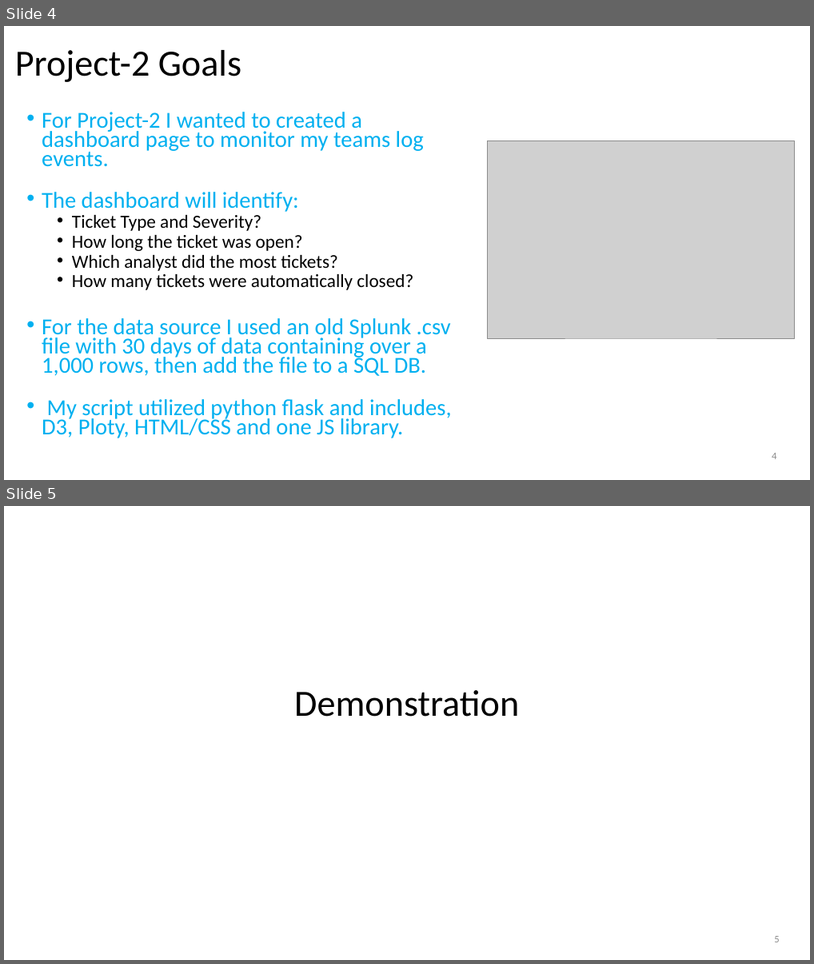
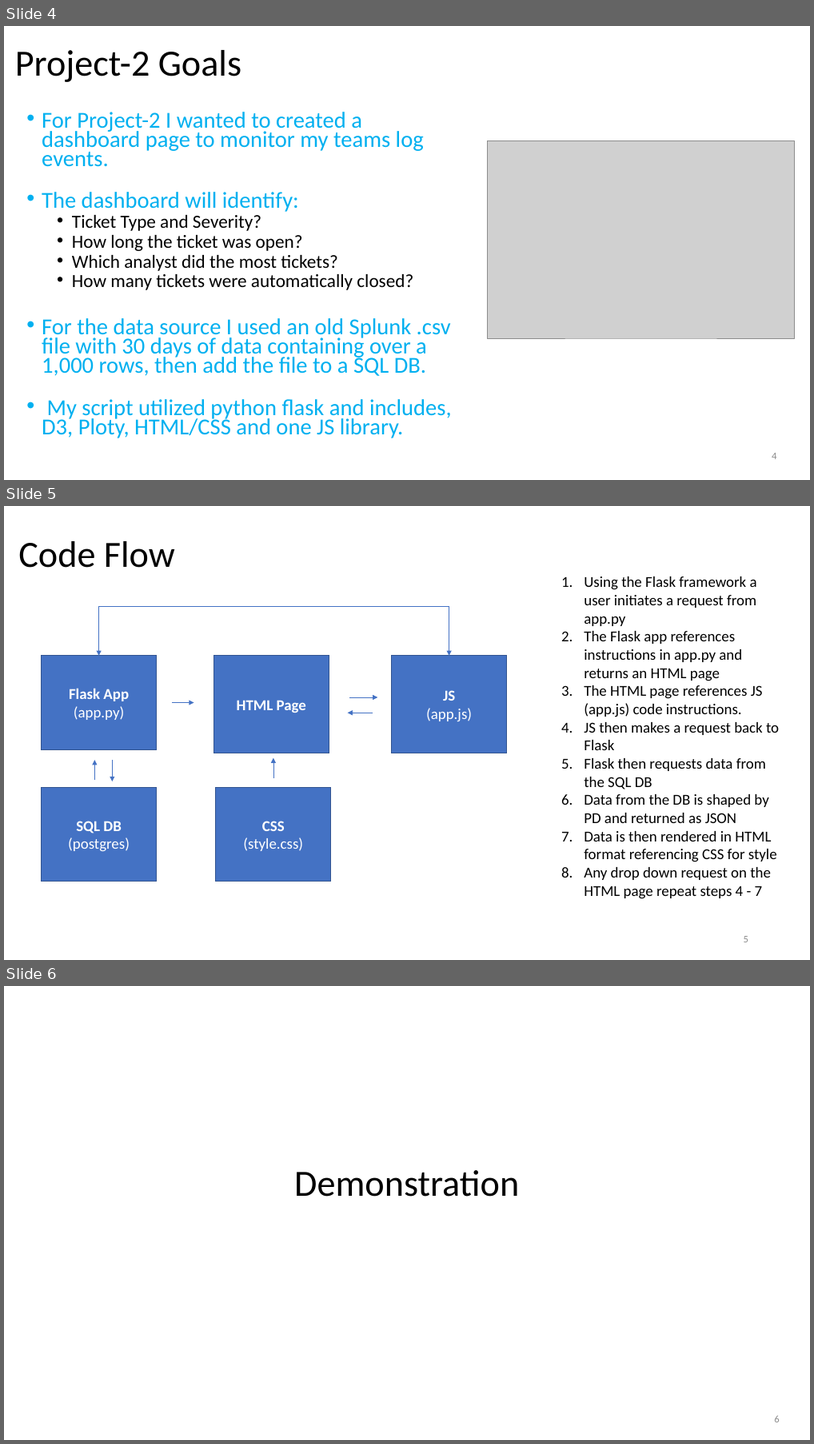
Before and after one commit to trevf002/project_2, a slide deck: Project_2.pptx. Shown one above the other, each under a label of ours: slides 4 and 5 before the commit, slides 4, 5 and 6 after it. The pictures are 814x964 and 814x1444 pixels, drawn with LibreOffice and Linux fonts; fonts in the diff are those of the drawing; grey boxes stand for pictures. Boxes give left, top, right and bottom in pixels: in the first picture for what was removed or moved away, otherwise in the second. Text is boxed around its words. In the diff, an @@ line names an element or a change of style, - is before the commit and + after.

```diff
--- a/Project_2.pptx
+++ b/Project_2.pptx
@@ slide 5 added at (4, 506, 810, 960), background #FFFFFF @@
@@ title added at (18, 541, 175, 568), 44 pt, text #000000 @@
+Code Flow
@@ text added at (584, 576, 779, 899), 18 pt, text #000000 @@
+1. Using the Flask framework a user initiates a request from app.py
+2. The Flask app references instructions in app.py and returns an HTML page
+3. The HTML page references JS (app.js) code instructions.
+4. JS then makes a request back to Flask
+5. Flask then requests data from the SQL DB
+6. Data from the DB is shaped by PD and returned as JSON
+7. Data is then rendered in HTML format referencing CSS for style
+8. Any drop down request on the HTML page repeat steps 4 - 7
@@ line added from (99, 607) to (450, 607), #4472C4 0.5 pt @@
@@ arrow added from (99, 607) to (99, 656), #4472C4 0.5 pt @@
@@ arrow added from (450, 607) to (450, 656), #4472C4 0.5 pt @@
@@ rectangle added at (42, 656, 157, 749), fill #4472C4, outline #325491 1 pt, 18 pt, text #FFFFFF, bold @@
+Flask App (app.py)
@@ rectangle added at (214, 656, 330, 753), fill #4472C4, outline #325491 1 pt, 18 pt, text #FFFFFF, bold @@
+HTML Page
@@ rectangle added at (392, 656, 507, 753), fill #4472C4, outline #325491 1 pt, 18 pt, text #FFFFFF @@
+JS
+(app.js)
@@ arrow added from (350, 697) to (378, 697), #4472C4 0.5 pt @@
@@ arrow added from (172, 703) to (194, 703), #4472C4 0.5 pt @@
@@ arrow added from (373, 713) to (348, 713), #4472C4 0.5 pt @@
@@ arrow added from (94, 780) to (94, 760), #4472C4 0.5 pt @@
@@ arrow added from (112, 760) to (112, 781), #4472C4 0.5 pt @@
@@ arrow added from (274, 778) to (274, 758), #4472C4 0.5 pt @@
@@ rectangle added at (42, 788, 157, 881), fill #4472C4, outline #325491 1 pt, 18 pt, text #FFFFFF @@
+SQL DB
+(postgres)
@@ rectangle added at (216, 788, 331, 881), fill #4472C4, outline #325491 1 pt, 18 pt, text #FFFFFF @@
+CSS
+(style.css)
@@ page number added at (744, 936, 749, 942), 12 pt, text #8C8C8C @@
+5
@@ what was slide 5 is now slide 6 @@
```
Also in this commit, not shown: 4 other files.
